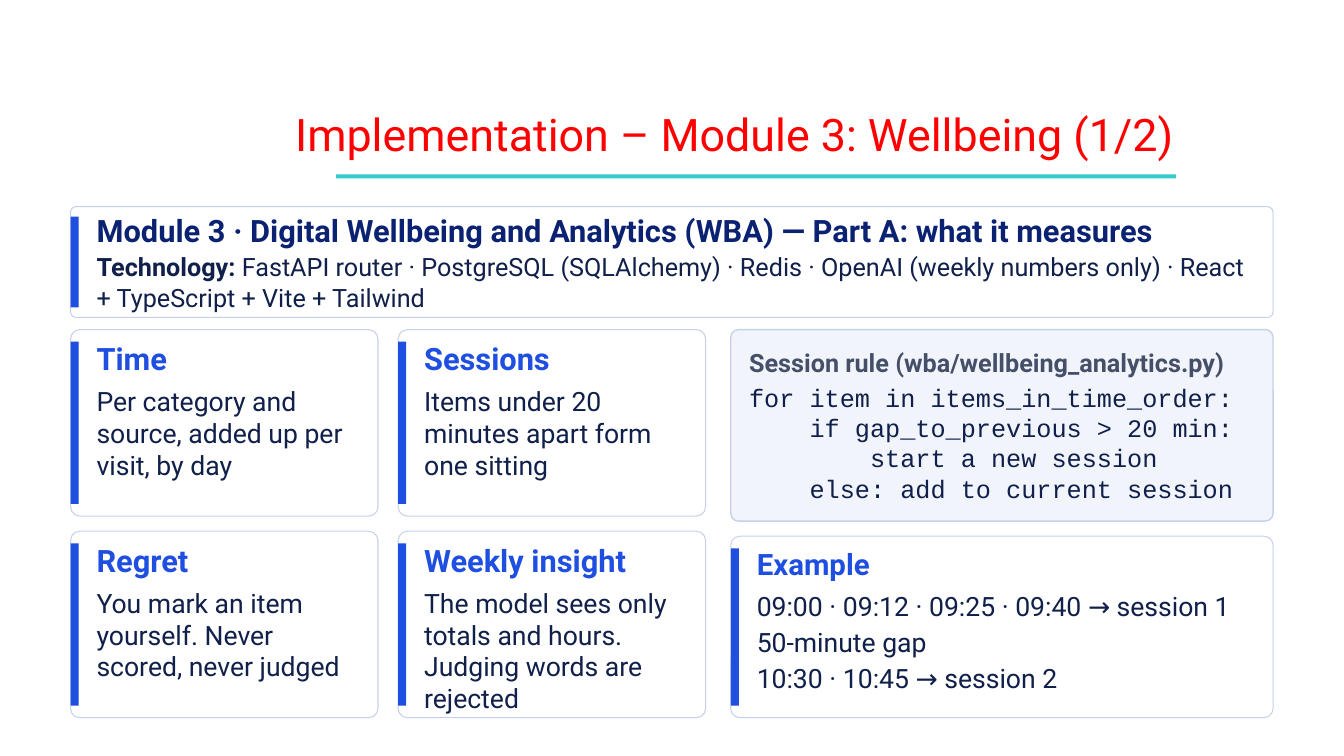
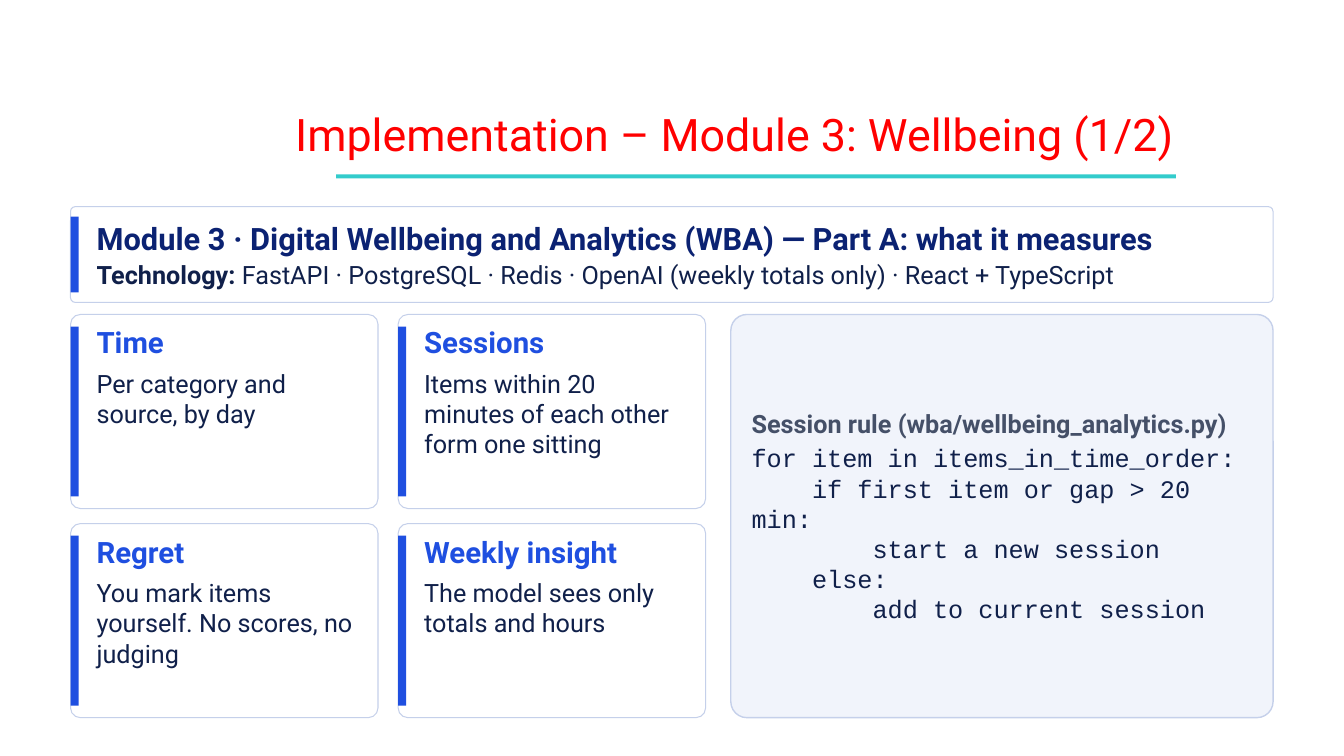
Before and after one commit to Shehzaad-khan/Efficient-Contextualized-History-Orchestrator-E.C.H.O, a slide deck: slide 10 of docs/Phase III/ECHO_Phase3_Review3.pptx (slide 11 before the commit). Drawn at 1344x756 pixels with LibreOffice and Linux fonts; fonts in the diff are those of the drawing; background and template pictures are left out. Boxes give left, top, right and bottom in pixels: in the first picture for what was removed or moved away, otherwise in the second. Text is boxed around its words. In the diff, an @@ line names an element or a change of style, - is before the commit and + after.

Commit message:
feat: Implement E.C.H.O Desktop Extension with logo and server integration
- Added a new desktop extension for E.C.H.O, including a manifest file, launch script, and logo.
- Updated README to include installation instructions for the desktop extension.
- Refactored server code to support the new extension and included the E.C.H.O logo in the handshake.
- Created a build script to package the extension into a .mcpb file.
- Enhanced integration tests to verify the presence of the logo in the server handshake.
- Revised slide text draft to clarify the E.C.H.O functionality and scope.

```diff
--- a/docs/Phase III/ECHO_Phase3_Review3.pptx
+++ b/docs/Phase III/ECHO_Phase3_Review3.pptx
@@ rounded rectangle: place and size @@
-rounded rectangle at <box>71,207,1273,318</box>
+rounded rectangle at <box>71,207,1273,302</box>
@@ rectangle: place and size @@
-rectangle at <box>71,217,79,308</box>
+rectangle at <box>71,217,79,292</box>
@@ text at <box>97,264,1114,290</box>: text changed @@
-Technology: FastAPI router · PostgreSQL (SQLAlchemy) · Redis · OpenAI (weekly numbers only) · React + TypeScript + Vite + Tailwind
+Technology: FastAPI · PostgreSQL · Redis · OpenAI (weekly totals only) · React + TypeScript
@@ rounded rectangle: place and size @@
-rounded rectangle at <box>71,330,378,516</box>
+rounded rectangle at <box>71,315,378,509</box>
@@ rectangle: place and size @@
-rectangle at <box>71,342,79,504</box>
+rectangle at <box>71,327,79,497</box>
@@ text "Time": place and size @@
-text "Time" at <box>97,347,343,481</box>
+text "Time" at <box>97,331,286,429</box>
@@ rounded rectangle: place and size @@
-rounded rectangle at <box>398,330,706,516</box>
+rounded rectangle at <box>398,315,706,509</box>
@@ rectangle: place and size @@
-rectangle at <box>398,342,406,504</box>
+rectangle at <box>398,327,406,497</box>
@@ text "Sessions": place and size @@
-text "Sessions" at <box>424,347,652,481</box>
+text "Sessions" at <box>424,331,669,459</box>
@@ rounded rectangle "Session rule (wba/wellbeing_analytics.py)": place and size @@
-rounded rectangle "Session rule (wba/wellbeing_analytics.py)" at <box>731,330,1273,521</box>
+rounded rectangle "Session rule (wba/wellbeing_analytics.py)" at <box>731,315,1273,718</box>
@@ text at <box>97,331,164,354</box>: size 22 to 21 pt in "Time" @@
@@ text at <box>424,331,544,354</box>: size 22 to 21 pt in "Sessions" @@
@@ text at <box>97,374,286,429</box>: text changed; size 19 to 18 pt @@
-Per category and source, added up per visit, by day
+Per category and source, by day
@@ text at <box>424,374,669,459</box>: text changed; size 19 to 18 pt @@
-Items under 20 minutes apart form one sitting
+Items within 20 minutes of each other form one sitting
@@ text in rounded rectangle at <box>752,479,1190,528</box>: text changed @@
-if gap_to_previous > 20 min:
+if first item or gap > 20 min:
@@ rounded rectangle: place and size @@
-rounded rectangle at <box>71,531,378,718</box>
+rounded rectangle at <box>71,524,378,719</box>
@@ rectangle: place and size @@
-rectangle at <box>71,543,79,706</box>
+rectangle at <box>71,536,79,707</box>
@@ text "Regret": place and size @@
-text "Regret" at <box>97,550,340,682</box>
+text "Regret" at <box>97,542,352,669</box>
@@ rounded rectangle: place and size @@
-rounded rectangle at <box>398,531,706,718</box>
+rounded rectangle at <box>398,524,706,719</box>
@@ rectangle: place and size @@
-rectangle at <box>398,543,406,706</box>
+rectangle at <box>398,536,406,707</box>
@@ text "Weekly insight": place and size @@
-text "Weekly insight" at <box>424,549,667,714</box>
+text "Weekly insight" at <box>424,541,654,633</box>
@@ rounded rectangle removed at <box>731,536,1273,718</box> @@
@@ text at <box>97,542,185,569</box>: size 22 to 21 pt in "Regret" @@
@@ text at <box>424,541,617,570</box>: size 22 to 21 pt in "Weekly insight" @@
@@ rectangle removed at <box>731,548,739,706</box> @@
@@ text removed at <box>757,553,1230,689</box> @@
-Example
-09:00 · 09:12 · 09:25 · 09:40 → session 1
-50-minute gap
-10:30 · 10:45 → session 2
@@ text at <box>97,583,352,669</box>: text changed; size 19 to 18 pt @@
-You mark an item yourself. Never scored, never judged
+You mark items yourself. No scores, no judging
@@ text at <box>424,583,654,633</box>: text changed; size 19 to 18 pt @@
-The model sees only totals and hours. Judging words are rejected
+The model sees only totals and hours
@@ text in rounded rectangle at <box>812,570,1205,619</box>: text changed @@
-else: add to current session
+else:
+add to current session
```
Also in this commit, not shown: 8 other slides changed, 1 slide added, 2 slides removed, 11 other files.
